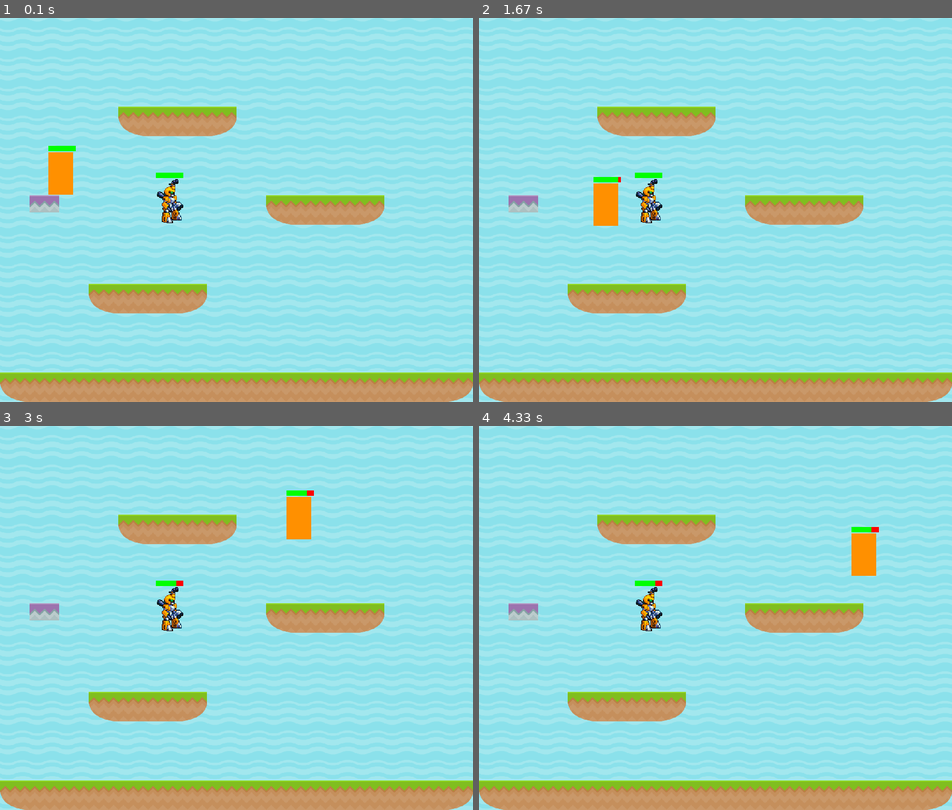
Above: before the commit, frames 1-4 (two rows, left to right).
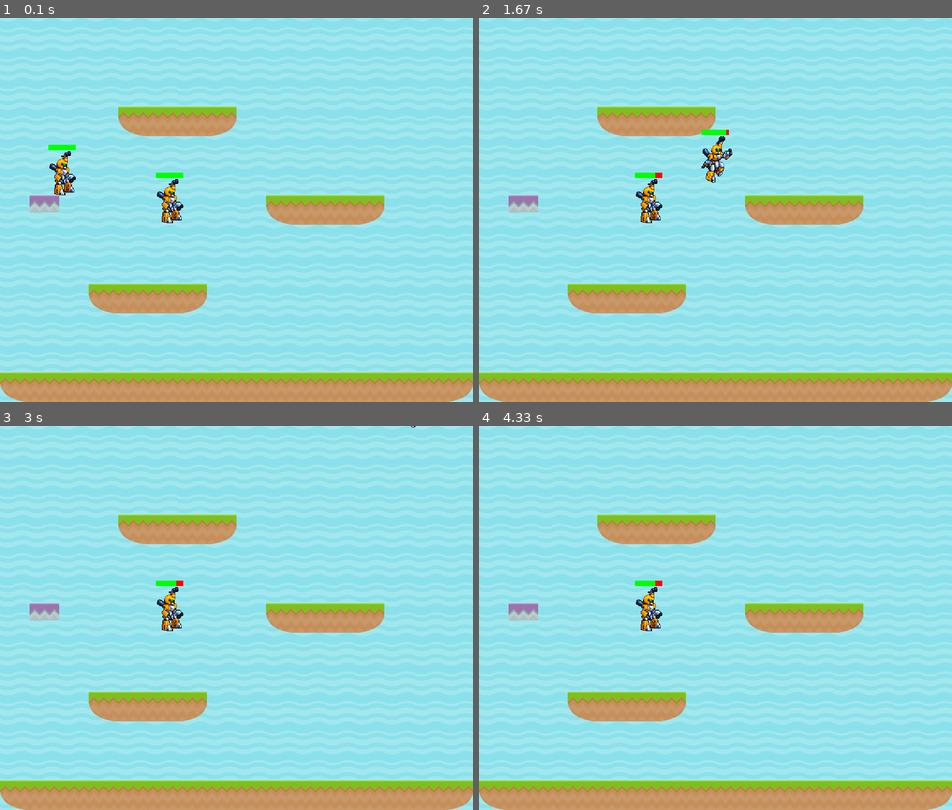
Above: after the commit, the same moments.

Repository: SaranSundar/RobattlePVP
Game: pygame game, started from game.py
Same seed, same stepped clock (60 frames per second), same inputs: the game is played once before the commit and once after it.
Inputs:
- Up to frame 1 (0.1 s): no input
- Up to frame 2 (1.67 s): hold Right 0.33-0.8 s; hold Up 0.83-1.13 s; tap Space at 0.9, 1.23, 1.53 s; hold Right 1.17-1.63 s
- Up to frame 3 (3 s): hold Left 1.67-2.2 s; tap Space at 1.73, 2.03, 2.3, 2.63, 2.93 s; hold Down 2.23-2.53 s; hold Left 2.57-2.97 s
- Up to frame 4 (4.33 s): hold Down from 4.07 s (still down); tap Space at 4.13 s

The runs differ from the first frame. In frame 1, 0.6% of the frame differs, in the area x 10-17%, y 33-47%; in frame 2, 1.1%, in the area x 24-54%, y 29-55%; in frame 3, 0.7%; in frame 4, 0.7%.

Commit message:
metabee hardcoded

Diff:
--- a/fighters/metabee.py
+++ b/fighters/metabee.py
@@ -21,9 +21,9 @@
         #     self.animation.update_animation("Attack-4")
         elif self.on_ground:
             if not self.right and not self.left:
+                self.animation.update_animation("Idle")
+            elif self.right or self.left:
                 self.animation.update_animation("Walking")
-            elif self.right or self.left:
-                self.animation.update_animation("Idle")
         elif not self.on_ground:
             # Were jumping
             # print(self.delta_y)
--- a/fighters/player.py
+++ b/fighters/player.py
@@ -81,15 +81,6 @@
         self.attack2 = keys[pygame.K_w]
         self.attack3 = keys[pygame.K_e]
         self.attack4 = keys[pygame.K_r]
-        if self.right:
-            self.last_press = "r"
-        elif self.left:
-            self.last_press = "l"
-        if self.up:
-            self.jump()
-        if self.space:
-            # self.pickle_sprite()
-            self.apply_damage()
         # print(self.up)
 
     def set_room(self, room):
@@ -139,6 +130,15 @@
 
     # Use booleans for movement and update based on booleans in update method
     def update(self, players):
+        if self.right:
+            self.last_press = "r"
+        elif self.left:
+            self.last_press = "l"
+        if self.up:
+            self.jump()
+        if self.space:
+            # self.pickle_sprite()
+            self.apply_damage()
         locked_image, collision_image, collision_mask = self.animation.get_image(self.last_press)
         self.image = collision_image
         self.mask = collision_mask
@@ -179,13 +179,19 @@
         if self.should_override:
             self.rect.y += self.y_velocity
         else:
+            if 1 < self.delta_y <= 2:
+                # print("delta", self.delta_y)
+                self.delta_y = 4
             self.rect.y += self.delta_y
 
         # Check and see if we hit anything
         block_hit_list = pygame.sprite.spritecollide(self, self.room.collision_blocks, False,
                                                      pygame.sprite.collide_mask)
+        # print("bot", self.rect.bottom)
+        # print("delta", self.delta_y)
 
         for block in block_hit_list:
+            # print("collision")
             # Reset our position based on the top/bottom of the object.
             if self.should_override:
                 if self.y_velocity > 0:
@@ -199,6 +205,7 @@
                 if self.delta_y > 0:
                     self.on_ground = True
                     self.rect.bottom = block.rect.top
+                    #print("top", block.rect.top)
                 elif self.delta_y < 0:
                     self.on_ground = True
                     self.rect.bottom = block.rect.top
@@ -219,7 +226,7 @@
         elif self.rect.left <= 0:
             self.rect.left = 0
 
-        self.image = collision_image
+        self.image = locked_image
         self.choose_animation()
         self.animation.update_frame()
 
@@ -240,10 +247,10 @@
         # move down a bit and see if there is a platform below us.
         # Move down 2 pixels because it doesn't work well if we only move down
         # 1 when working with a platform moving down.
-        self.rect.y += 2
+        self.rect.y += 4
         platform_hit_list = pygame.sprite.spritecollide(self, self.room.collision_blocks, False,
                                                         pygame.sprite.collide_mask)
-        self.rect.y -= 2
+        self.rect.y -= 4
 
         # If it is ok to jump, set our speed upwards
         if len(platform_hit_list) > 0 or self.rect.bottom >= constants.SCREEN_HEIGHT:
--- a/resources/animations/Metabee.txt
+++ b/resources/animations/Metabee.txt
@@ -34,9 +34,6 @@
 Projectile-1
 14x8x1x80
 -------------
-Projectile-1
-14x8x1x80
--------------
 Projectile-2
 8x8x2x80
 -------------
Not shown, added: resources/images/.DS_Store
